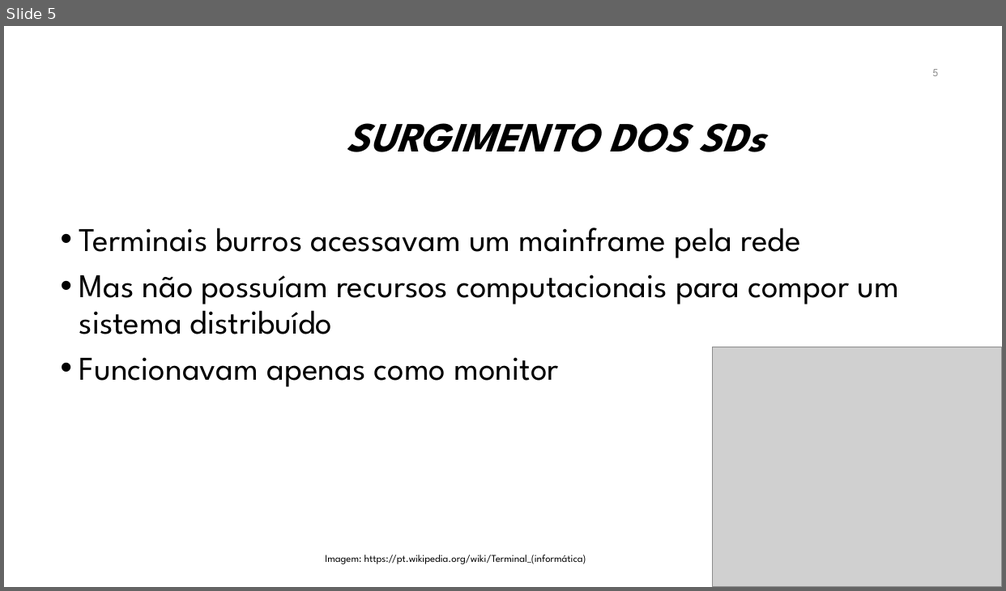
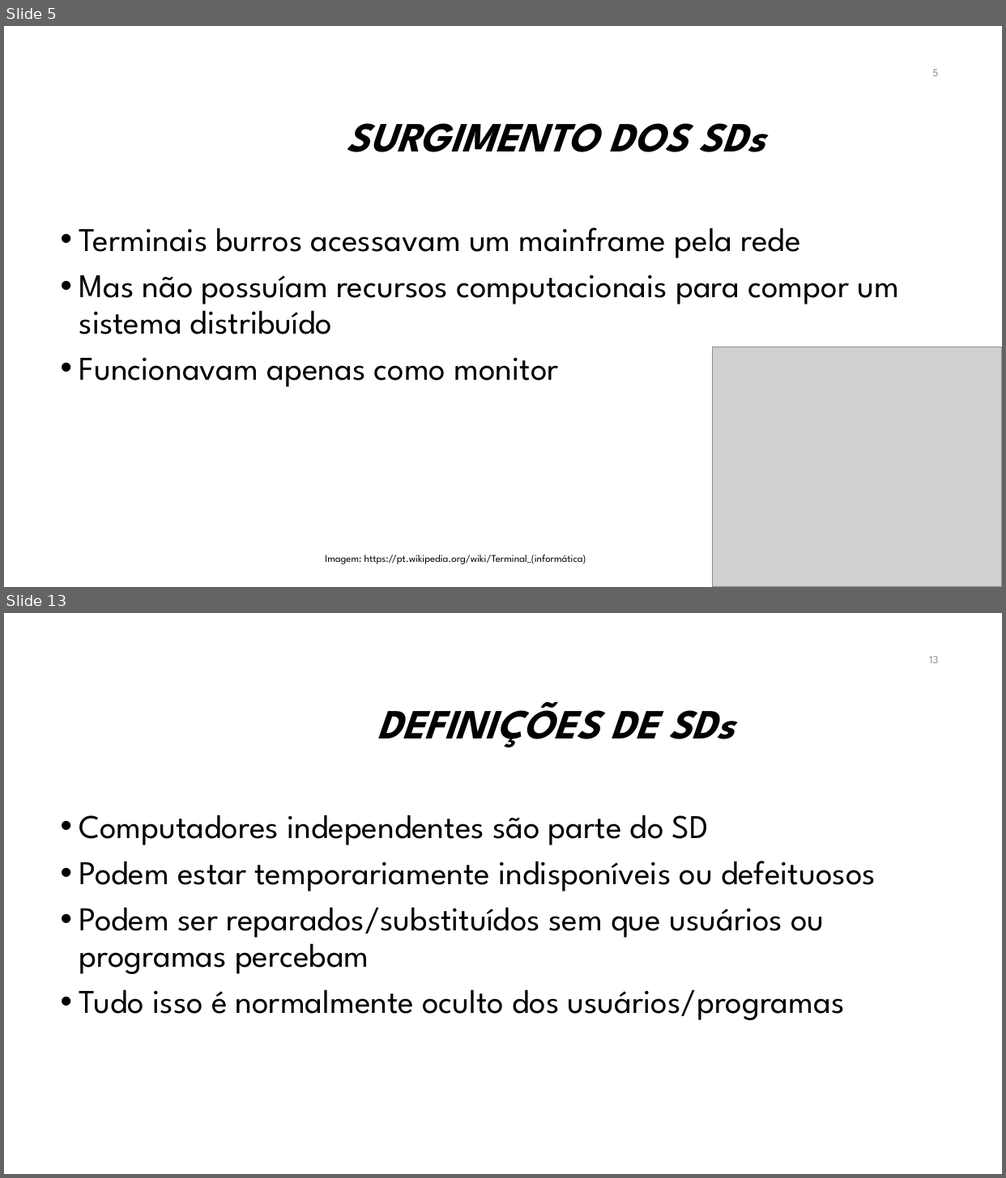
Before and after one commit to manoelcampos/sistemas-distribuidos, a slide deck: introducao-sd.pptx. Shown one above the other, each under a label of ours: slide 5 before the commit, slides 5 and 13 after it; the slides between them are not shown. The pictures are 1006x591 and 1006x1178 pixels, drawn with LibreOffice and Linux fonts; fonts in the diff are those of the drawing; grey boxes stand for pictures; background and template pictures are left out. Boxes give left, top, right and bottom in pixels: in the first picture for what was removed or moved away, otherwise in the second. Text is boxed around its words. In the diff, an @@ line names an element or a change of style, - is before the commit and + after.

```diff
--- a/introducao-sd.pptx
+++ b/introducao-sd.pptx
@@ slide 13 added at box(4, 613, 1002, 1174), background #FFFFFF @@
@@ page number added at box(929, 656, 938, 663), 10.5 pt, text #8C8C8C @@
+13
@@ title added at box(377, 702, 734, 747), 40 pt, text #000000, bold, italic @@
+DEFINIÇÕES DE SDs
@@ text added at box(79, 815, 876, 1020), 32 pt, text #000000 @@
+• Computadores independentes são parte do SD
+• Podem estar temporariamente indisponíveis ou defeituosos
+• Podem ser reparados/substituídos sem que usuários ou programas percebam
+• Tudo isso é normalmente oculto dos usuários/programas
```
Also in this commit, not shown: 2 slides changed, 21 other slides added, 1 slide removed, 3 other files.
